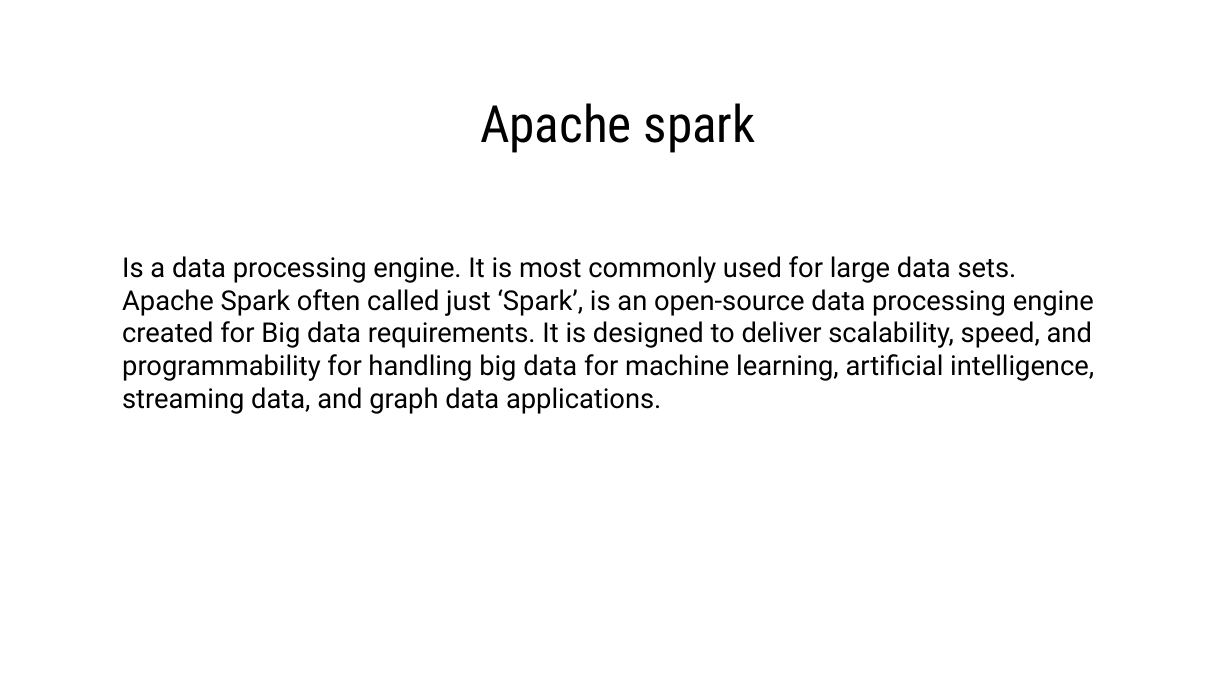
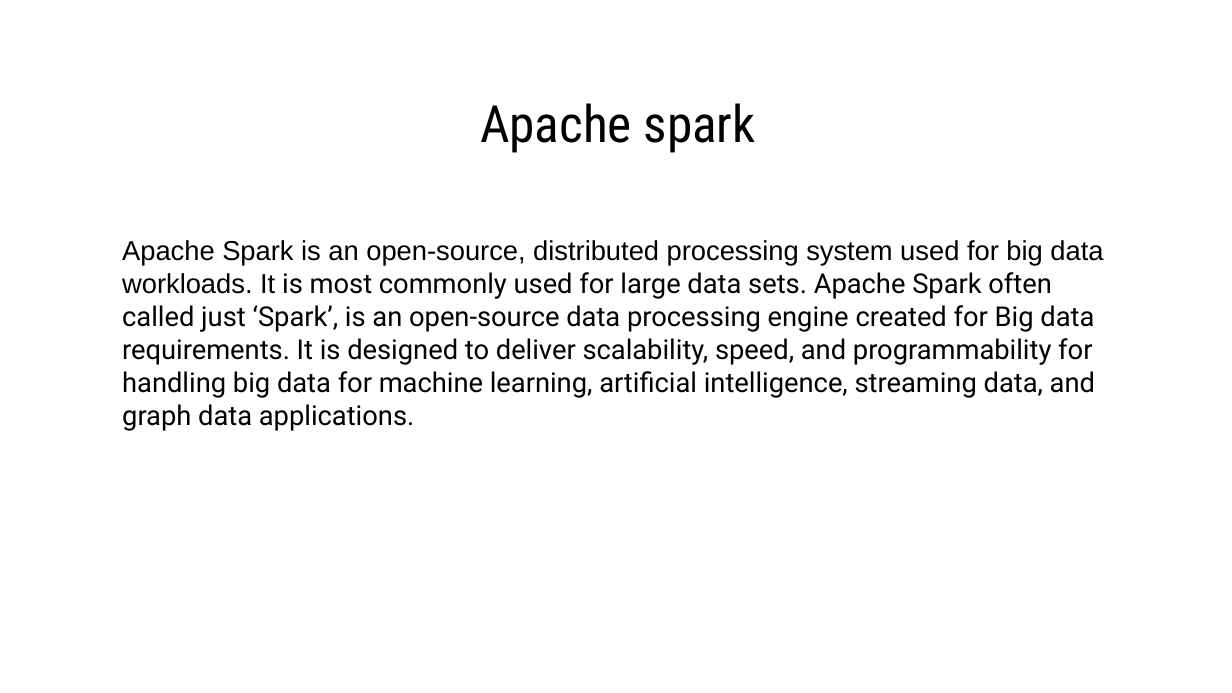
Before and after one commit to danaelshrbiny10/pyspark-playstore, a slide deck: slide 5 of ppt/apache-spark.pptx. Drawn at 1232x693 pixels with LibreOffice and Linux fonts; fonts in the diff are those of the drawing. Boxes give left, top, right and bottom in pixels: in the first picture for what was removed or moved away, otherwise in the second. Text is boxed around its words. In the diff, an @@ line names an element or a change of style, - is before the commit and + after.

Commit message:
update ppt

```diff
--- a/ppt/apache-spark.pptx
+++ b/ppt/apache-spark.pptx
@@ text at box(122, 240, 1103, 431): text changed @@
-Is a data processing engine. It is most commonly used for large data sets. Apache Spark often called just ‘Spark’, is an open-source data processing engine created for Big data requirements. It is designed to deliver scalability, speed, and programmability for handling big data for machine learning, artificial intelligence, streaming data, and graph data applications.
+Apache Spark is an open-source, distributed processing system used for big data workloads. It is most commonly used for large data sets. Apache Spark often called just ‘Spark’, is an open-source data processing engine created for Big data requirements. It is designed to deliver scalability, speed, and programmability for handling big data for machine learning, artificial intelligence, streaming data, and graph data applications.
```
Also in this commit, not shown: 3 other slides changed, 3 slides added, 3 other files.
